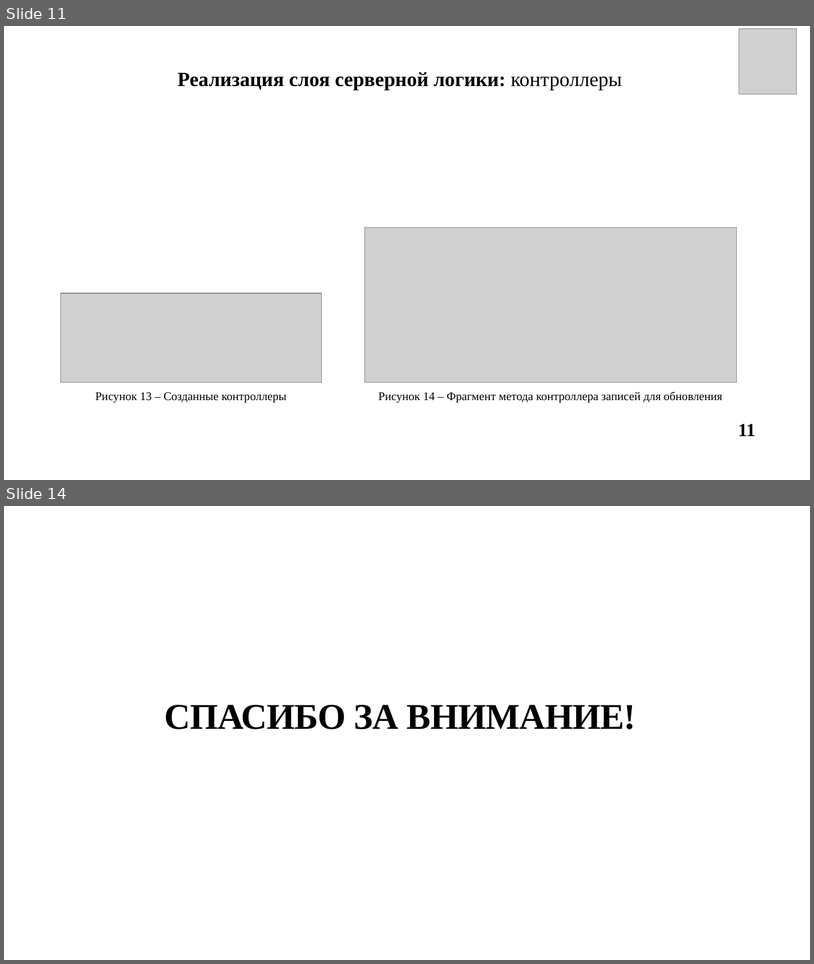
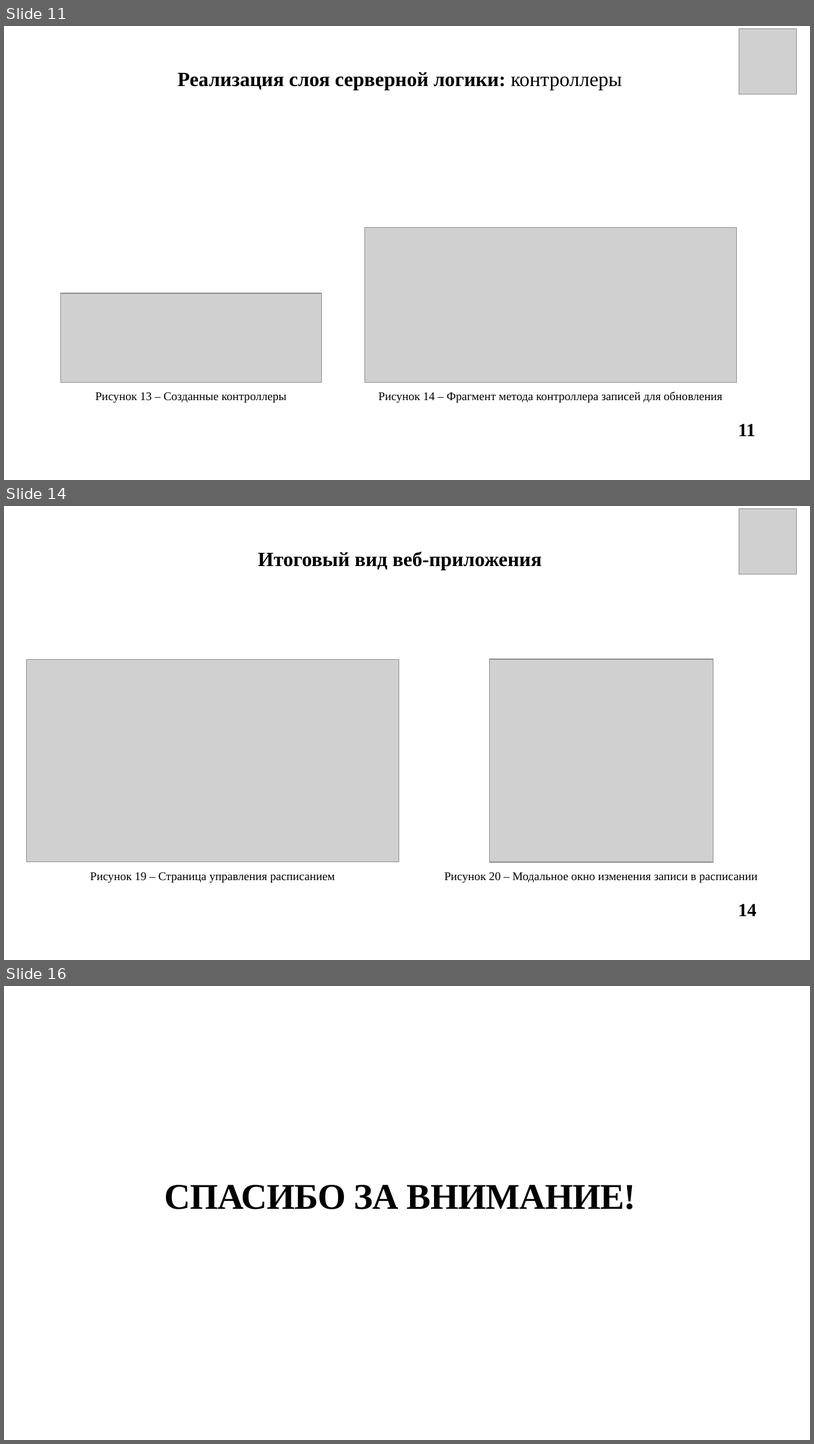
Before and after one commit to l4nzel0d/weekly-schedule-app, a slide deck: report/Васильев_презентация.pptx. Shown one above the other, each under a label of ours: slides 11 and 14 before the commit, slides 11, 14 and 16 after it; the slides between them are not shown. The pictures are 814x964 and 814x1444 pixels, drawn with LibreOffice and Linux fonts; fonts in the diff are those of the drawing; grey boxes stand for pictures. Boxes give left, top, right and bottom in pixels: in the first picture for what was removed or moved away, otherwise in the second. Text is boxed around its words. In the diff, an @@ line names an element or a change of style, - is before the commit and + after.

```diff
--- a/report/Васильев_презентация.pptx
+++ b/report/Васильев_презентация.pptx
@@ slide 14 added at (4, 506, 810, 960), background #FFFFFF @@
@@ picture added at (740, 508, 797, 574) @@
@@ text added at (258, 552, 542, 570), 24 pt, text #000000, bold @@
+Итоговый вид веб-приложения
@@ picture added at (27, 659, 399, 862) @@
@@ picture added at (490, 659, 714, 862) @@
@@ text added at (90, 872, 335, 883), 14 pt, text #000000 @@
+Рисунок 19 – Страница управления расписанием
@@ text added at (444, 872, 758, 883), 14 pt, text #000000 @@
+Рисунок 20 – Модальное окно изменения записи в расписании
@@ text added at (738, 903, 757, 916), 22 pt, text #000000, bold @@
+14
@@ what was slide 14 is now slide 16 @@
```
Also in this commit, not shown: 5 slides changed, 1 other slide added, 8 other files.
